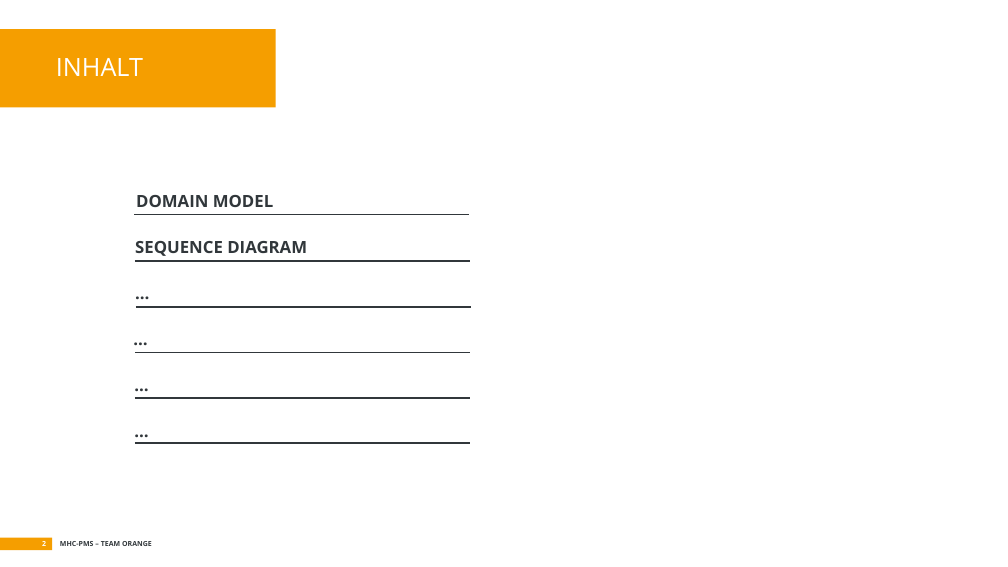
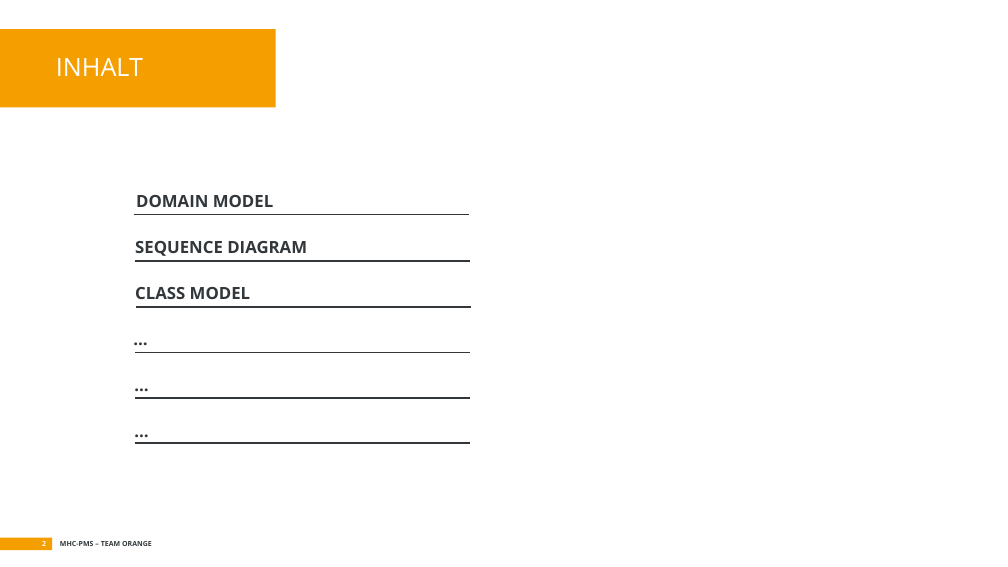
Before and after one commit to soed2020-teamorange/ch.bfh.bti7081.s2020.orange, a slide deck: slide 2 of doc/tasks/task_04/task04.pptx. Drawn at 1008x567 pixels with LibreOffice and Linux fonts; fonts in the diff are those of the drawing. Boxes give left, top, right and bottom in pixels: in the first picture for what was removed or moved away, otherwise in the second. Text is boxed around its words. In the diff, an @@ line names an element or a change of style, - is before the commit and + after.

```diff
--- a/doc/tasks/task_04/task04.pptx
+++ b/doc/tasks/task_04/task04.pptx
@@ text at box(135, 287, 250, 299): text changed @@
-…
+CLASS MODEL
```
Also in this commit, not shown: 2 slides added, 1 other file.
